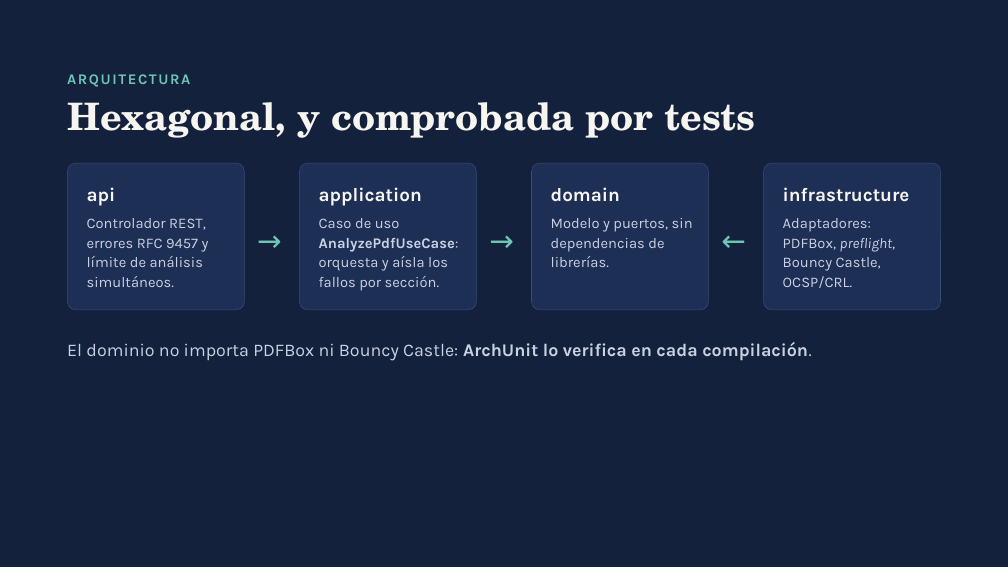
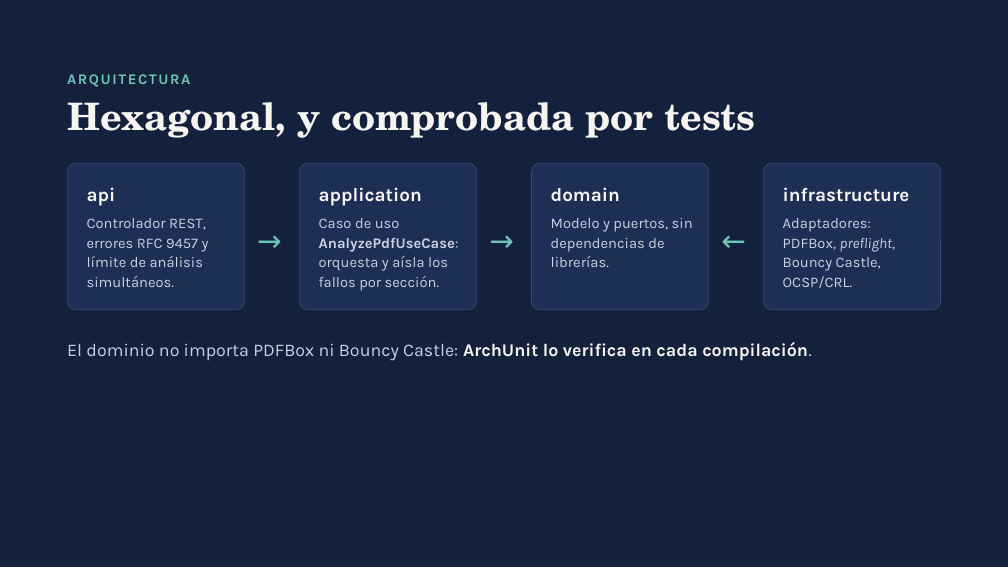
Before and after one commit to avalinani/verificador, a slide deck: slide 4 of docs/PDF-Inspector-TFM.pptx. Drawn at 1008x567 pixels with LibreOffice and Linux fonts; fonts in the diff are those of the drawing. Boxes give left, top, right and bottom in pixels: in the first picture for what was removed or moved away, otherwise in the second. Text is boxed around its words. In the diff, an @@ line names an element or a change of style, - is before the commit and + after.

```diff
--- a/docs/PDF-Inspector-TFM.pptx
+++ b/docs/PDF-Inspector-TFM.pptx
@@ text "El dominio no importa PDFBox ..." at (x1=67, y1=342, x2=811, y2=361): text colour #C9D1E3 to #F6F5F0 in "ArchUnit lo verifica en cada compilación." @@
```
Also in this commit, not shown: 12 other slides changed, 2 slides added, 3 other files.
